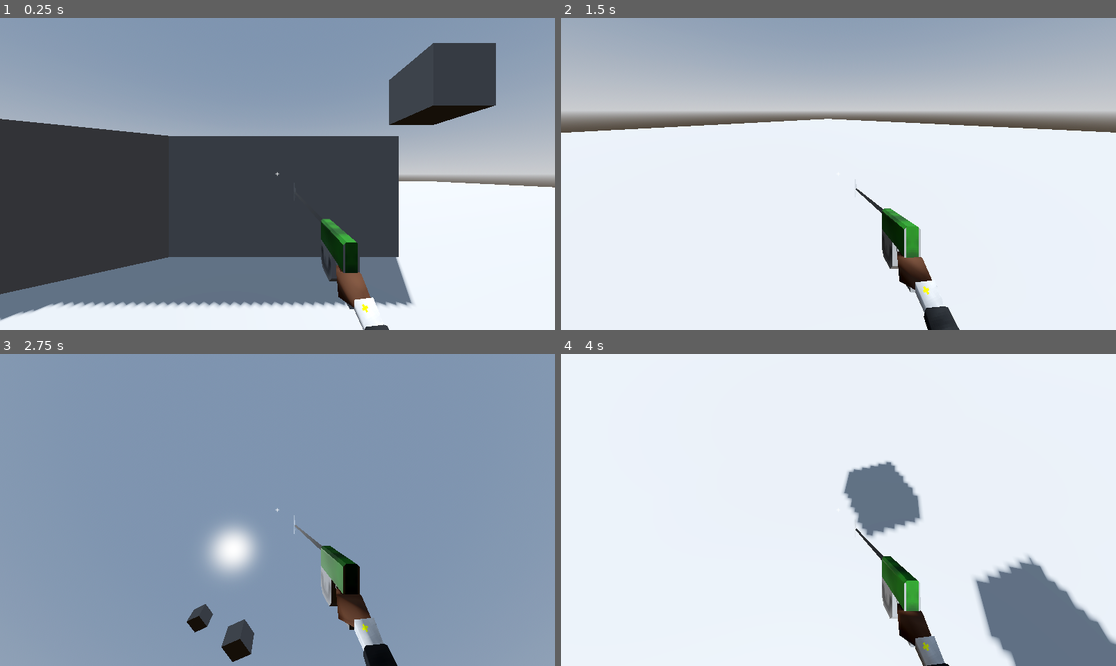
Above: before the commit, frames 1-4 (two rows, left to right).
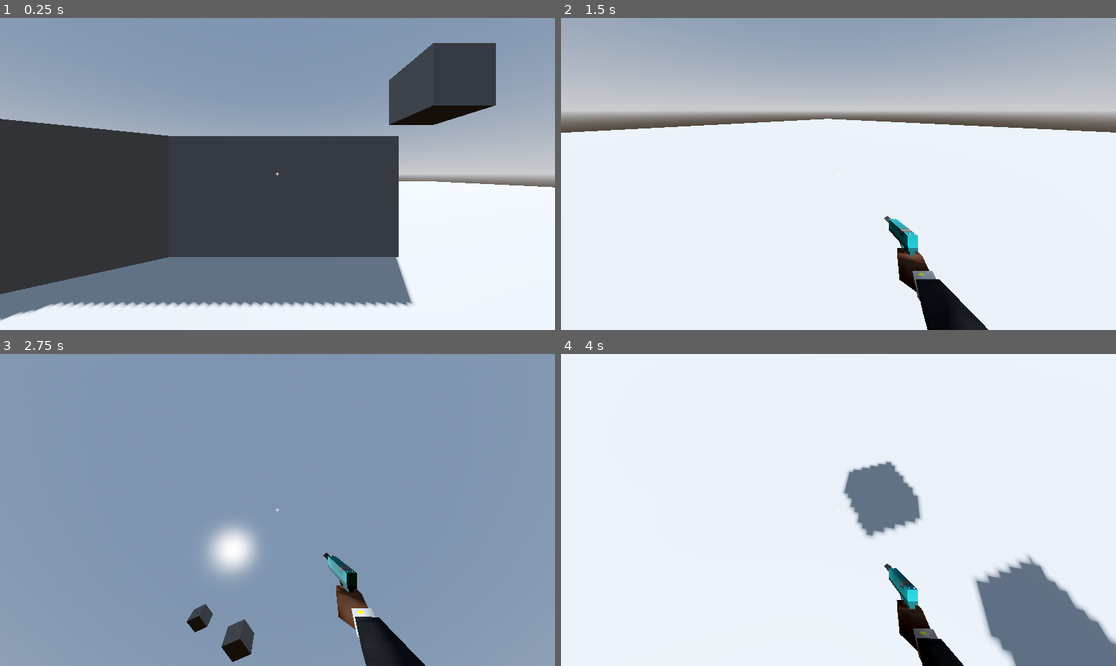
Above: after the commit, the same moments.

Repository: TheoLomeuBraga/kill-the-tower-boss
Game: Godot game, scene res://player/test_level.tscn
Same seed, same stepped clock (60 frames per second), same inputs: the game is played once before the commit and once after it. The project has no main scene, so this scene is started directly.
Inputs (mouse positions are in pixels of both pictures, inside the frame that each line leads up to):
- Up to frame 1 (0.25 s): no input
- Up to frame 2 (1.5 s): move the mouse to (960, 158) at 0.52 s; hold D (right) 0.53-1.28 s; tap W (foward) at 0.6 s; tap Space (jump) at 0.77 s; move the mouse to (727, 189) at 1.27 s; hold S (back) from 1.28 s (still down); tap Down (look_down) at 1.35 s
- Up to frame 3 (2.75 s): tap Space (jump) at 1.52 s; move the mouse to (333, 441) at 2.02 s; release S (back) at 2.03 s; hold D (right) from 2.03 s (still down); tap Left (look_left) at 2.1 s
- Up to frame 4 (4 s): move the mouse to (810, 572) at 2.77 s; tap Right (look_right) at 2.85 s; tap Space (jump) at 3.02, 3.77 s; move the mouse to (1005, 556) at 3.52 s; release D (right) at 3.53 s; hold A (left) from 3.53 s (still down); tap Up (look_up) at 3.6 s

The runs differ from the first frame. In frame 1, 1.6% of the frame differs, in the area x 57-71%, y 64-100%; in frame 2, 2.5%, in the area x 52-77%, y 51-100%; in frame 3, 2.2%; in frame 4, 1.8%.

Commit message:
add start gun animation

Diff:
--- a/player/guns/grapple/grapple.tscn
+++ b/player/guns/grapple/grapple.tscn
@@ -3,7 +3,7 @@
 [ext_resource type="PackedScene" uid="uid://dgt6fy64slmks" path="res://player/guns/grapple/grapple.glb" id="1_ox12o"]
 [ext_resource type="Script" uid="uid://uyx3n3xxv01s" path="res://player/guns/gun_model.gd" id="2_0cnga"]
 
-[node name="grapple" unique_id=279339877 node_paths=PackedStringArray("gun", "muzle", "arm_l", "pole_l", "hand_l", "arm_r", "pole_r", "hand_r") instance=ExtResource("1_ox12o")]
+[node name="grapple" unique_id=381191971 node_paths=PackedStringArray("gun", "muzle", "arm_l", "pole_l", "hand_l", "arm_r", "pole_r", "hand_r") instance=ExtResource("1_ox12o")]
 script = ExtResource("2_0cnga")
 gun = NodePath("Armature")
 muzle = NodePath("Armature/Skeleton3D/Bone/muzle")
@@ -14,11 +14,11 @@
 pole_r = NodePath("pole_r")
 hand_r = NodePath("Armature/Skeleton3D/Bone/hand_r")
 
-[node name="Cube" parent="Armature/Skeleton3D/Bone" parent_id_path=PackedInt32Array(1313626128) index="0" unique_id=891251566]
+[node name="Cube" parent="Armature/Skeleton3D/Bone" parent_id_path=PackedInt32Array(1789606940) index="0" unique_id=2005046299]
 cast_shadow = 0
 
-[node name="Cylinder" parent="Armature/Skeleton3D/Bone" parent_id_path=PackedInt32Array(1313626128) index="1" unique_id=1851257835]
+[node name="Cylinder" parent="Armature/Skeleton3D/Bone" parent_id_path=PackedInt32Array(1789606940) index="1" unique_id=1645523518]
 cast_shadow = 0
 
-[node name="Plane" parent="Armature/Skeleton3D/Bone" parent_id_path=PackedInt32Array(1313626128) index="4" unique_id=2058074696]
+[node name="Plane" parent="Armature/Skeleton3D/Bone" parent_id_path=PackedInt32Array(1789606940) index="4" unique_id=1935118679]
 cast_shadow = 0
--- a/player/guns/gun_animations.gd
+++ b/player/guns/gun_animations.gd
@@ -18,7 +18,7 @@
 		if animation_tree != null:
 			animation_tree.set("parameters/walk_speed/scale",value)
 
-@export_range(0.0,1.0) var drop_wepon_estate : float = false:
+@export_range(0.0,1.0) var drop_wepon_estate : float = 1.0:
 	set(value):
 		drop_wepon_estate = value
 		if animation_tree != null:
--- a/player/guns/gun_animations.tscn
+++ b/player/guns/gun_animations.tscn
@@ -11,6 +11,11 @@
 
 [sub_resource type="AnimationNodeAnimation" id="AnimationNodeAnimation_1avwm"]
 animation = &"drop_wepon"
+use_custom_timeline = true
+timeline_length = 1.0
+stretch_time_scale = true
+start_offset = 1.0
+loop_mode = 0
 
 [sub_resource type="AnimationNodeAnimation" id="AnimationNodeAnimation_e8lve"]
 animation = &"idle"
@@ -18,15 +23,13 @@
 [sub_resource type="AnimationNodeBlend2" id="AnimationNodeBlend2_11vt6"]
 
 [sub_resource type="AnimationNodeOneShot" id="AnimationNodeOneShot_1avwm"]
-fadein_time = 0.1
-fadeout_time = 0.1
 
 [sub_resource type="AnimationNodeBlend2" id="AnimationNodeBlend2_6g0na"]
 
 [sub_resource type="AnimationNodeTimeScale" id="AnimationNodeTimeScale_5epvn"]
 
 [sub_resource type="AnimationNodeBlendTree" id="AnimationNodeBlendTree_11vt6"]
-graph_offset = Vector2(-231.16058, 16.322968)
+graph_offset = Vector2(361.14178, 149.85822)
 nodes/output/position = Vector2(1240, 100)
 nodes/Animation/node = SubResource("AnimationNodeAnimation_e8lve")
 nodes/Animation/position = Vector2(-320, -60)
@@ -48,10 +51,9 @@
 
 [node name="gun_animations" unique_id=1748344616 instance=ExtResource("1_48oxl")]
 script = ExtResource("2_11vt6")
-walk_speed = 0.0
 
 [node name="gun" parent="." index="0" unique_id=1217684163]
-transform = Transform3D(0.9999999, 0.00041226667, 5.1796913e-05, -0.00041225186, 0.9999998, -0.00028531277, -5.191453e-05, 0.00028529135, 0.99999994, 0, -0.0055768476, 0)
+transform = Transform3D(0.99999994, 0, 0, 0, 0.49178916, -0.87071425, 0, 0.87071425, 0.49178916, 0, -0.22471148, -0.4540035)
 visible = false
 
 [node name="AnimationTree" type="AnimationTree" parent="." index="2" unique_id=676520534]
@@ -62,4 +64,4 @@
 parameters/fall/active = false
 parameters/fall/internal_active = false
 parameters/fall/request = 0
-parameters/drop_wepon_estate/blend_amount = 0.0
+parameters/drop_wepon_estate/blend_amount = 1.0
--- a/player/player_model/player_model.gd
+++ b/player/player_model/player_model.gd
@@ -24,3 +24,21 @@
 		arms.arm_r.global_transform = gun.arm_r.global_transform
 		arms.pole_r.global_transform = gun.pole_r.global_transform
 		arms.hand_r.global_transform = gun.hand_r.global_transform
+
+
+@export var guns_models : Dictionary[String,PackedScene]
+
+var drop_wepon_tween : Tween
+
+func set_gun( name : String ) -> void:
+	if guns_models.has(name):
+		gun.queue_free()
+		gun = guns_models[name].instantiate()
+		add_child(gun)
+
+		drop_wepon_tween = create_tween()
+		drop_wepon_tween.tween_property(gun_animations, "drop_wepon_estate", 0.0, 0.5)
+		#gun_animations.drop_wepon_estate = 0.0
+	else:
+		drop_wepon_tween = create_tween()
+		drop_wepon_tween.tween_property(gun_animations, "drop_wepon_estate", 1.0, 0.5)
--- a/player/player_model/player_model.tscn
+++ b/player/player_model/player_model.tscn
@@ -2,6 +2,7 @@
 
 [ext_resource type="PackedScene" uid="uid://c0r50bboxsx0q" path="res://player/arms/arms.tscn" id="1_15fux"]
 [ext_resource type="Script" uid="uid://bphhxxguvjf8e" path="res://player/player_model/player_model.gd" id="1_r5r3n"]
+[ext_resource type="PackedScene" uid="uid://1uip5jk8ugjy" path="res://player/guns/pistol/pistol.tscn" id="2_hk2sv"]
 [ext_resource type="PackedScene" uid="uid://dqoy4sfpn04u4" path="res://player/guns/gun_animations.tscn" id="2_qfpg1"]
 [ext_resource type="PackedScene" uid="uid://dalblk3e3mj8q" path="res://player/guns/grapple/grapple.tscn" id="4_qu0w5"]
 
@@ -10,6 +11,10 @@
 arms = NodePath("arms")
 gun_animations = NodePath("gun_animations")
 gun = NodePath("grapple")
+guns_models = Dictionary[String, PackedScene]({
+"graple": ExtResource("4_qu0w5"),
+"pistol": ExtResource("2_hk2sv")
+})
 
 [node name="arms" parent="." unique_id=1183301295 instance=ExtResource("1_15fux")]
 
@@ -17,4 +22,4 @@
 transform = Transform3D(1, 0, 0, 0, 1, 0, 0, 0, 1, -0.181618, -0.06737061, 0.39411506)
 walk_speed = 2.0
 
-[node name="grapple" parent="." unique_id=423648041 instance=ExtResource("4_qu0w5")]
+[node name="grapple" parent="." unique_id=279339877 instance=ExtResource("4_qu0w5")]
--- a/player/player_movement.gd
+++ b/player/player_movement.gd
@@ -115,6 +115,7 @@
 
 
 func _ready() -> void:
+	model.set_gun("pistol")
 	if grapple_raycast != null:
 		grapple_raycast.add_exception(body)
 
Binary file changed: player/guns/grapple/grapple.glb
Not shown, changed: player/guns/grapple/grapple.blend
Not shown, changed: player/guns/grapple/grapple.blend1
